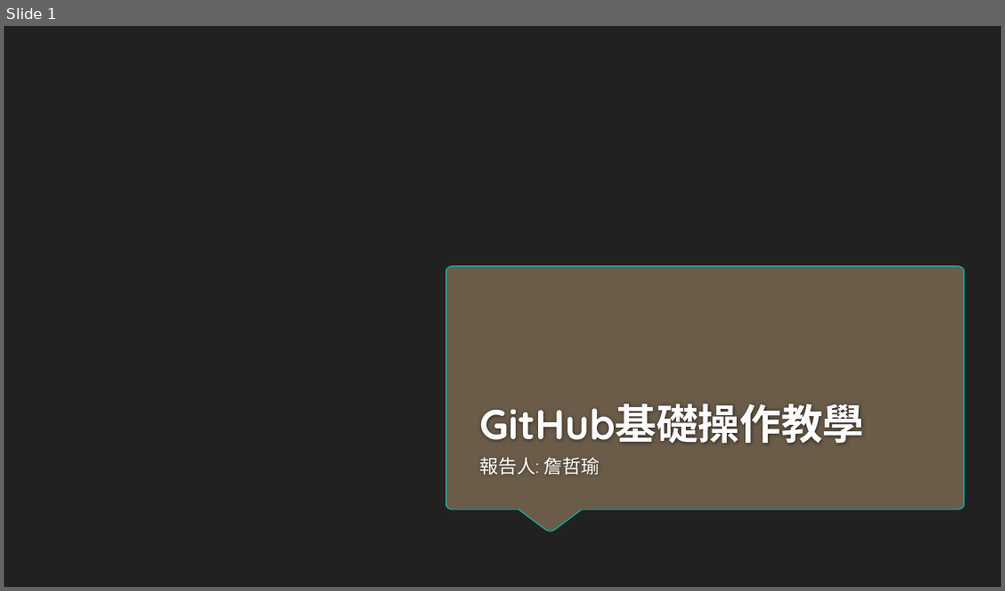
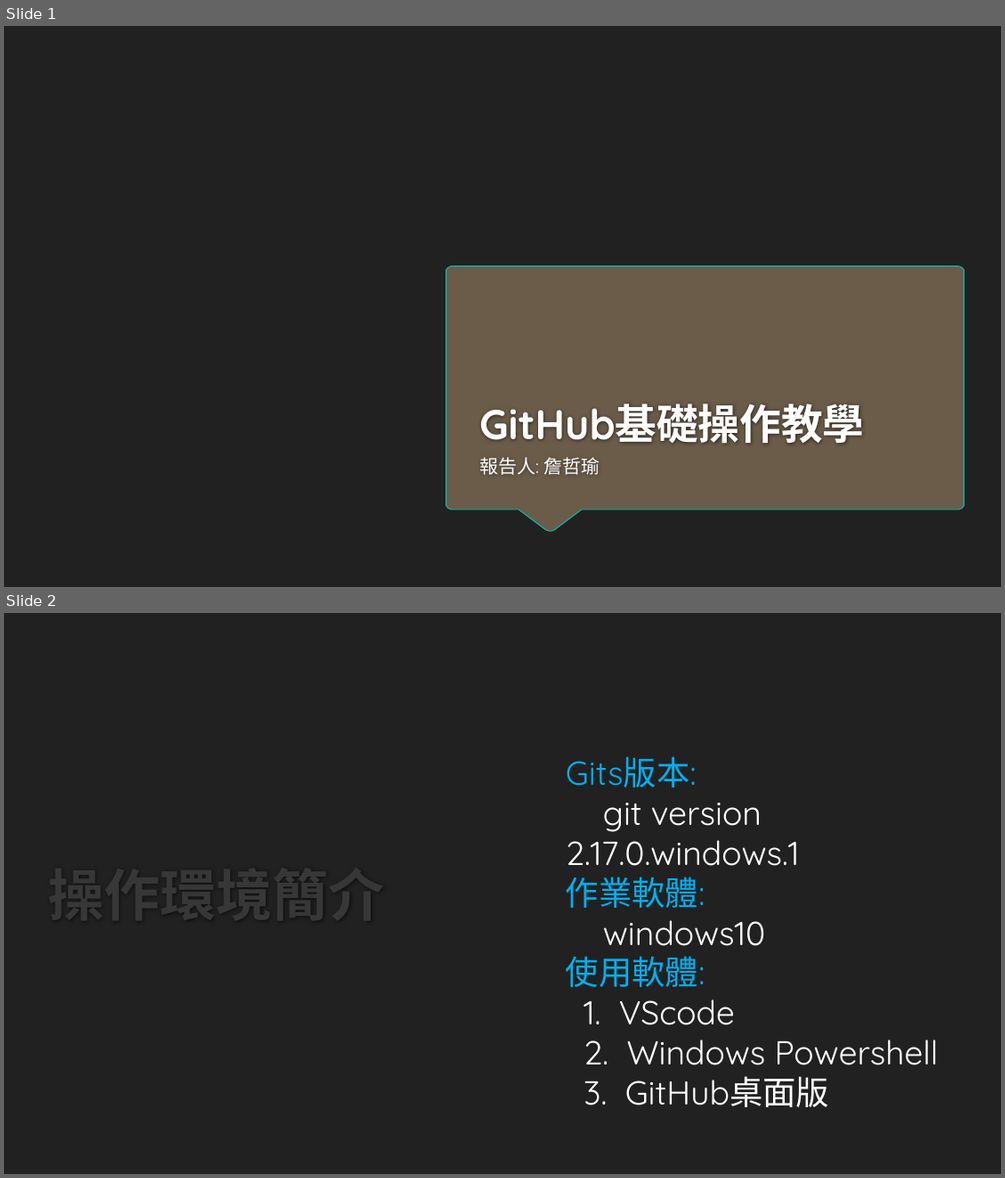
Before and after one commit to sklonely/github, a slide deck: GitHub基礎操作教學.pptx. Shown one above the other, each under a label of ours: slide 1 before the commit, slides 1 and 2 after it. The pictures are 1005x591 and 1005x1178 pixels, drawn with LibreOffice and Linux fonts; fonts in the diff are those of the drawing; background and template pictures are left out. Boxes give left, top, right and bottom in pixels: in the first picture for what was removed or moved away, otherwise in the second. Text is boxed around its words. In the diff, an @@ line names an element or a change of style, - is before the commit and + after.

```diff
--- a/GitHub基礎操作教學.pptx
+++ b/GitHub基礎操作教學.pptx
@@ slide 2 added at (4,613,1001,1174), background #212121 @@
@@ text added at (566,756,938,1107), 32 pt, text #FFFFFF @@
+Gits版本:
+git version 2.17.0.windows.1
+作業軟體:
+windows10
+使用軟體:
+1. VScode
+2. Windows Powershell
+3. GitHub桌面版
@@ title added at (48,851,385,932), 54 pt, text #373737, bold @@
+操作環境簡介
```
Also in this commit, not shown: 9 other slides added, 2 slides removed.
